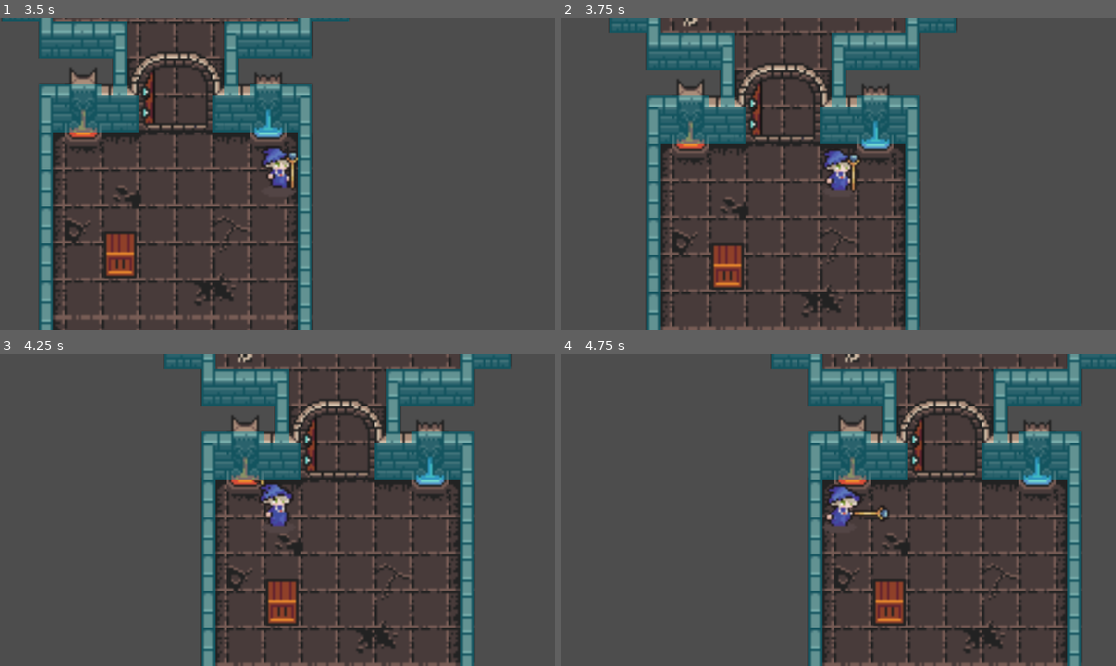
Above: before the commit, frames 1-4 (two rows, left to right).
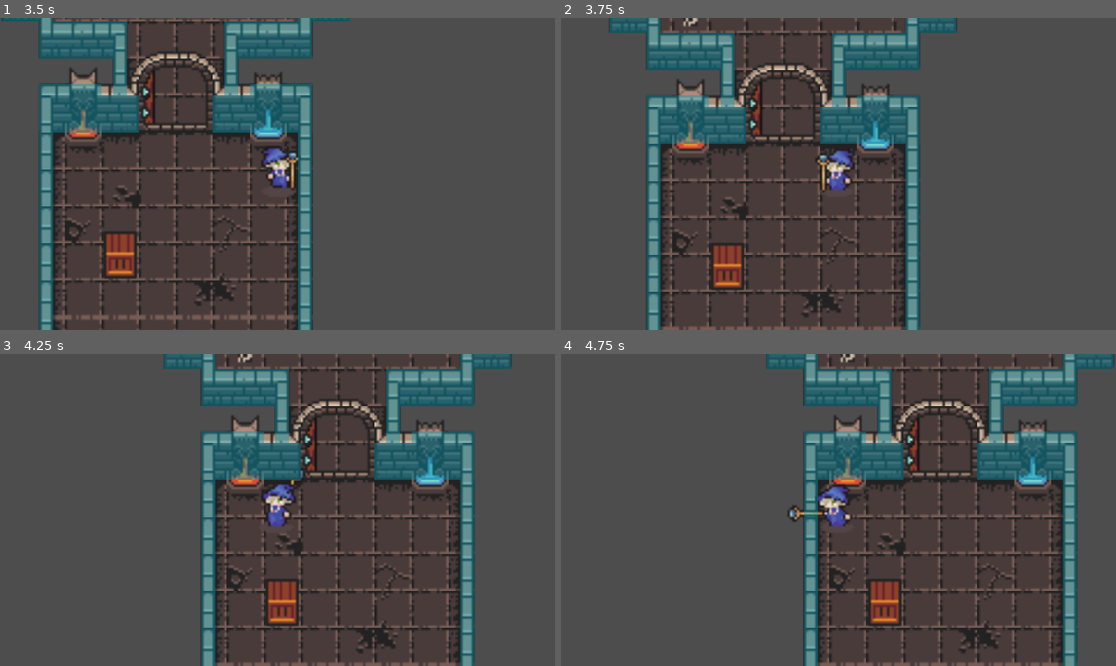
Above: after the commit, the same moments.

Repository: jrginn/LEAD-Academy-2024
Game: Godot game, scene res://dungeon.tscn
Same seed, same stepped clock (60 frames per second), same inputs: the game is played once before the commit and once after it.
Inputs (mouse positions are in pixels of both pictures, inside the frame that each line leads up to):
- Up to frame 1 (3.5 s): move the mouse to (399, 158) at 0.52 s; press the mouse at (399, 158) at 0.53 s; hold Right (move_right) 0.53-1.28 s; move the mouse to (166, 189) at 1.27 s; release the mouse at (166, 189) at 1.28 s; hold Down (move_down) 1.28-2.03 s; click (166, 189) at 1.35 s; move the mouse to (333, 105) at 2.02 s; press the mouse at (333, 105) at 2.03 s; hold Right (move_right) 2.03-2.78 s; move the mouse to (249, 236) at 2.77 s; release the mouse at (249, 236) at 2.78 s; hold Up (move_up) from 2.78 s (still down); click (249, 236) at 2.85 s
- Up to frame 2 (3.75 s): move the mouse to (1005, 220) at 3.52 s; release Up (move_up) at 3.53 s; press the mouse at (1005, 220) at 3.53 s; hold Left (move_left) from 3.53 s (still down)
- Up to frame 3 (4.25 s): keep holding Left (move_left)
- Up to frame 4 (4.75 s): keep holding Left (move_left); move the mouse to (672, 463) at 4.27 s; release the mouse at (672, 463) at 4.28 s; click (672, 463) at 4.35 s

Frame 1 is identical in both runs. In frame 2, 0.6% of the frame differs, in the area x 45-55%, y 42-56%; in frame 3, 0.5%; in frame 4, 15%, in the area x 37-100%, y 0-100%.
Error before the commit: Cannot call method 'instantiate' on a null value. (res://player.gd:67)
Error after the commit: Cannot call method 'instantiate' on a null value. (res://player.gd:83)

Commit message:
turning maybe

Diff:
--- a/lead-game/player.gd
+++ b/lead-game/player.gd
@@ -9,6 +9,8 @@
 var is_attacking = false
 
 var is_facing_right = true
+
+var should_switch = true
 
 func get_input():
 	var input_dir = Input.get_vector("move_left", "move_right", "move_up", "move_down")
@@ -22,7 +24,21 @@
 
 	is_facing_right = velocity.x >= 0
 
+	if Input.is_action_pressed("move_right"):
+		scale.x =  scale.y * 1
+	elif Input.is_action_pressed("move_left"):
+		scale.x =  scale.y * -1
+
+
 	if is_attacking: return # do not change animations before attack has completed
+
+	#if is_facing_right && rotation == PI:
+		#rotation += PI
+		#scale.y = 1
+	#elif not is_facing_right && rotation == 0:
+		#rotation += PI
+		#print(rotation)
+		#scale.y = -1
 
 	if Input.is_action_pressed("left_click"):
 		state = States.ATTACK
@@ -48,11 +64,11 @@
 		$AnimatedSprite2D.animation = "idle"
 	elif state == States.WALK:
 		$AnimatedSprite2D.animation = "walk"
-		$AnimatedSprite2D.flip_h = not is_facing_right
-		if is_facing_right:
-			$ShootPoint.position.x = abs($ShootPoint.position.x)  # Ensure it's on the right
-		else:
-			$ShootPoint.position.x = -abs($ShootPoint.position.x)  # Flip to the left
+		#$AnimatedSprite2D.flip_h = not is_facing_right
+		#if is_facing_right:
+			#$ShootPoint.position.x = abs($ShootPoint.position.x)  # Ensure it's on the right
+		#else:
+			#$ShootPoint.position.x = -abs($ShootPoint.position.x)  # Flip to the left
 
 	elif state == States.ATTACK:
 		is_attacking = true
Not shown: 1 places in lead-game/wizard.tscn that only renumber resources
